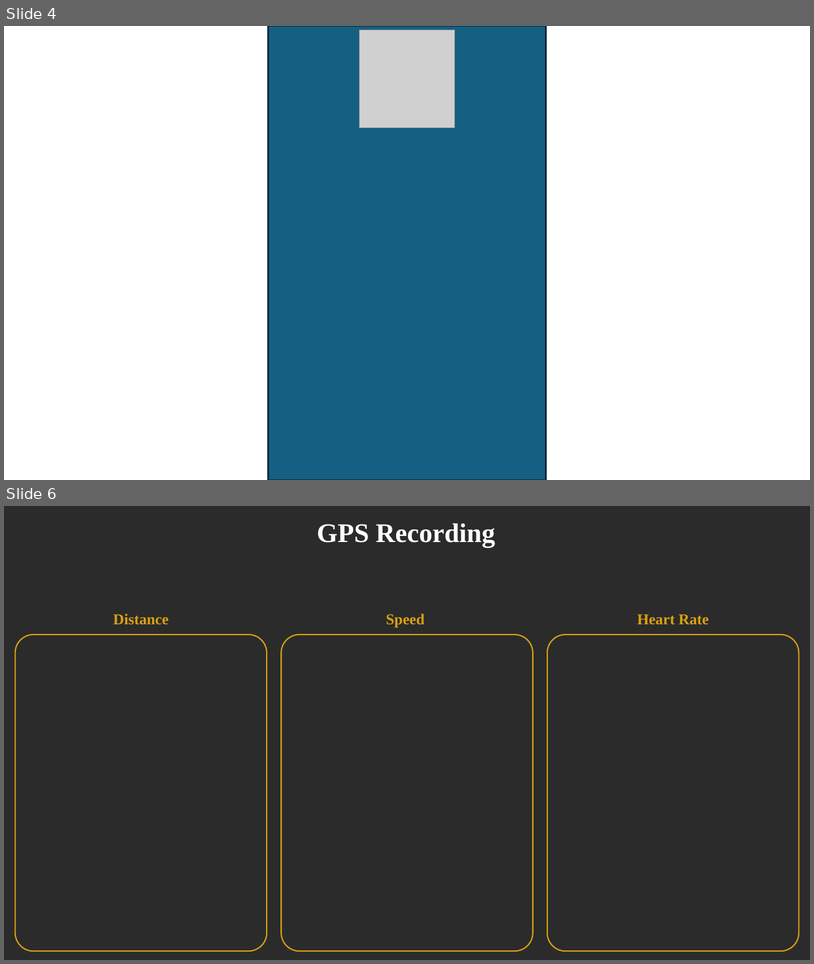
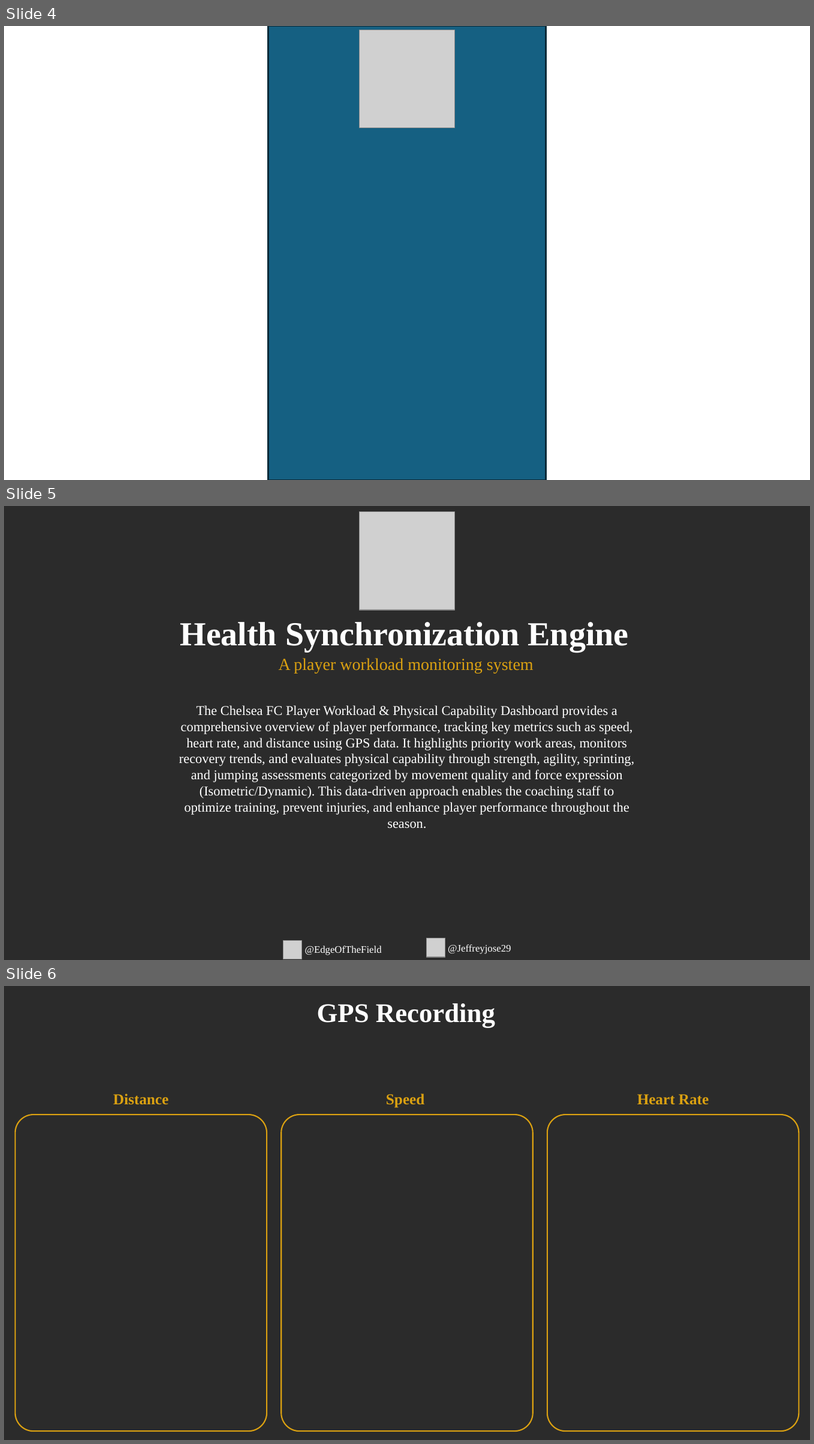
Before and after one commit to Jeffreyjose29/ChelseaFCDataVizathon, a slide deck: Design Brief/ChelseaFC.pptx. Shown one above the other, each under a label of ours: slides 4 and 6 before the commit, slides 4, 5 and 6 after it; the slides between them are not shown. The pictures are 814x964 and 814x1444 pixels, drawn with LibreOffice and Linux fonts; fonts in the diff are those of the drawing; grey boxes stand for pictures; background and template pictures are left out; a plain dark background stands for a picture behind light text. Boxes give left, top, right and bottom in pixels: in the first picture for what was removed or moved away, otherwise in the second. Text is boxed around its words. In the diff, an @@ line names an element or a change of style, - is before the commit and + after.

Commit message:
Almost completed project - remaing: Recovery & Clean Up

```diff
--- a/Design Brief/ChelseaFC.pptx
+++ b/Design Brief/ChelseaFC.pptx
@@ slide 5 added at box(4, 506, 810, 960), background picture (left out) @@
@@ picture added at box(360, 512, 455, 610) @@
@@ text added at box(180, 622, 629, 652), 40 pt, text #FFFFFF, bold @@
+Health Synchronization Engine
@@ text added at box(279, 658, 534, 673), 20 pt, text #DBA111 @@
+A player workload monitoring system
@@ text added at box(179, 705, 635, 828), 16 pt, text #FFFFFF @@
+The Chelsea FC Player Workload & Physical Capability Dashboard provides a comprehensive overview of player performance, tracking key metrics such as speed, heart rate, and distance using GPS data. It highlights priority work areas, monitors recovery trends, and evaluates physical capability through strength, agility, sprinting, and jumping assessments categorized by movement quality and force expression (Isometric/Dynamic). This data-driven approach enables the coaching staff to optimize training, prevent injuries, and enhance player performance throughout the season.
@@ picture added at box(284, 940, 302, 959) @@
@@ text added at box(305, 945, 382, 955), 12 pt, text #FFFFFF @@
+@EdgeOfTheField
@@ picture added at box(427, 938, 446, 957) @@
@@ text added at box(448, 944, 511, 954), 12 pt, text #FFFFFF @@
+@Jeffreyjose29
```
Also in this commit, not shown: 5 other slides added, 1 slide removed, 20 other files.
